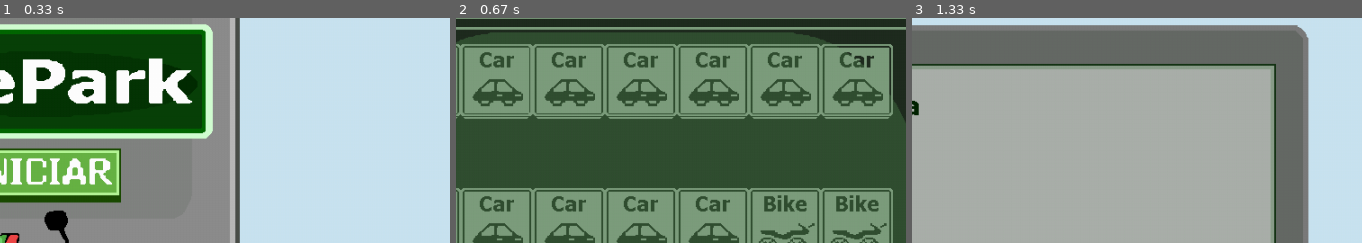
Above: before the commit, frames 1-3 (left to right).
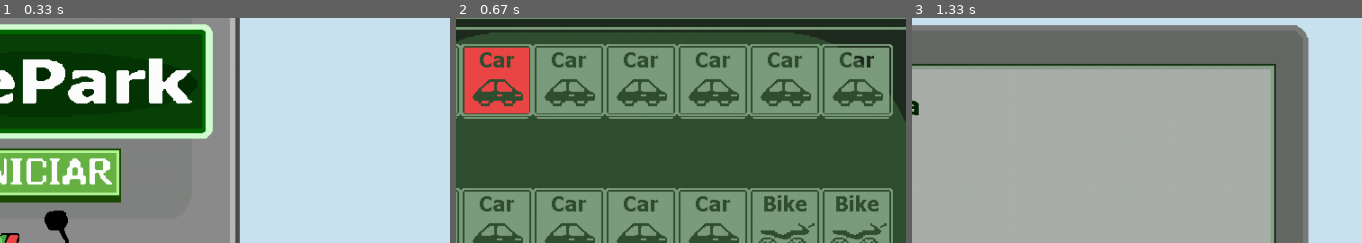
Above: after the commit, the same moments.

Repository: JDBorjaC/Parqueadero-EDD
Game: pygame game, started from main/window.py
The game is run twice, just before and just after one commit, with the same random seed, the same clock (stepped at 60 frames per second) and the same inputs.
Inputs (mouse positions are % of the whole screen's width and height, from its top left):
- Up to frame 1 (0.33 s): no input
- Up to frame 2 (0.67 s): click (50, 35) at 0.38 s
- Up to frame 3 (1.33 s): click (95, 92) at 0.72 s; click (30, 46) at 1.05 s
The pictures show only the part of the screen within x 46-96%, y 0-50%; the shares and areas given below are measured in that part.

Frame 1 is identical in both runs. In frame 2, 3.6% of the frame differs, in the area x 1-17%, y 12-43%; in frame 3, nothing differs.

Commit message:
MMMHMMMMM AJAAAAA MMHMMMMMMM

Diff:
--- a/main/core/parqueadero/Parqueadero.py
+++ b/main/core/parqueadero/Parqueadero.py
@@ -1,6 +1,7 @@
 from core.listas.ListaEnSimple import LinkedList
 from core.parqueadero.pisos.Piso import Piso
 from core.parqueadero.pisos.Posicion import Posicion
+from core.parqueadero.vehiculos.HoraIngreso import HoraIngreso
 from core.parqueadero.vehiculos.Vehiculo import Vehiculo
 
 
@@ -47,3 +48,8 @@
         if piso:
             return piso.getSlotByName(nombre[2:4])
         return None
+
+    def getVehiclesInFloor(self, floor):
+        searchIn = self.getFloor(floor)
+        vehicles = searchIn.getAllVehicles()
+        return vehicles
--- a/main/core/parqueadero/pisos/Piso.py
+++ b/main/core/parqueadero/pisos/Piso.py
@@ -30,3 +30,11 @@
     def printPositions(self):
         for i in range(self.positions.size()):
             self.positions.get(i).data.print()
+
+    def getAllVehicles(self):
+        vehicles = []
+        for i in range(self.positions.size()):
+            #Si hay un vehiculo en el slot de indice i,
+            if self.positions.get(i).data.getVehicle():
+                vehicles.append(self.positions.get(i).data.getVehicle())
+        return vehicles
--- a/main/window.py
+++ b/main/window.py
@@ -1,5 +1,6 @@
 from core.parqueadero.Parqueadero import Parqueadero
 from core.parqueadero.vehiculos.TipoVehiculo import TipoVehiculo
+from core.parqueadero.vehiculos.Vehiculo import Vehiculo
 from core.pygame.Button import Button
 from core.pygame.Image import Image
 
@@ -79,6 +80,9 @@
 tab3bg = Image(SCREEN_WIDTH/2, SCREEN_HEIGHT/2, tab3refImg, screen)
 tab3.append(tab3bg)
 
+
+parqueadero.addVehicle(0, "A2", Vehiculo("MXN569", TipoVehiculo.car), "ALGUNAHORAAHÍ")
+
 #ir celda por celda y revisar si el lote está ocupado
 #dependiendo de eso, sacar un PixelArray del carLotImg, usar PixelArray.replace() para
 #reemplazar el color default de magenta con el que viene la imagen al color correspondiente
@@ -105,7 +109,7 @@
 
 
         #Decide color
-        if not slot.getVehicle(): #If there *is* a vehicle in the slot, paint it green
+        if not bool(slot.getVehicle()): #If there *isnt* a vehicle in the slot, paint it green
             pArray.replace(pygame.Color(255, 0, 161), colorAvailable)
         else: #else, paint it red
             pArray.replace(pygame.Color(255, 0, 161), colorUnavailable)
@@ -117,6 +121,9 @@
         #una fila mide 560 pixeles
         #a 381 le sumas la fraccion de la longitud en la que estas (1/7, 2/7, 3/7...)
         currentLot = pArray.make_surface()
+        #Reset pArray
+        pArray.replace(colorAvailable, pygame.Color(255, 0, 161))
+        pArray.replace(colorUnavailable, pygame.Color(255, 0, 161))
         screen.blit(currentLot, (381+(xPixel/7)*560, 30+(160*yOffset)))
 
 
